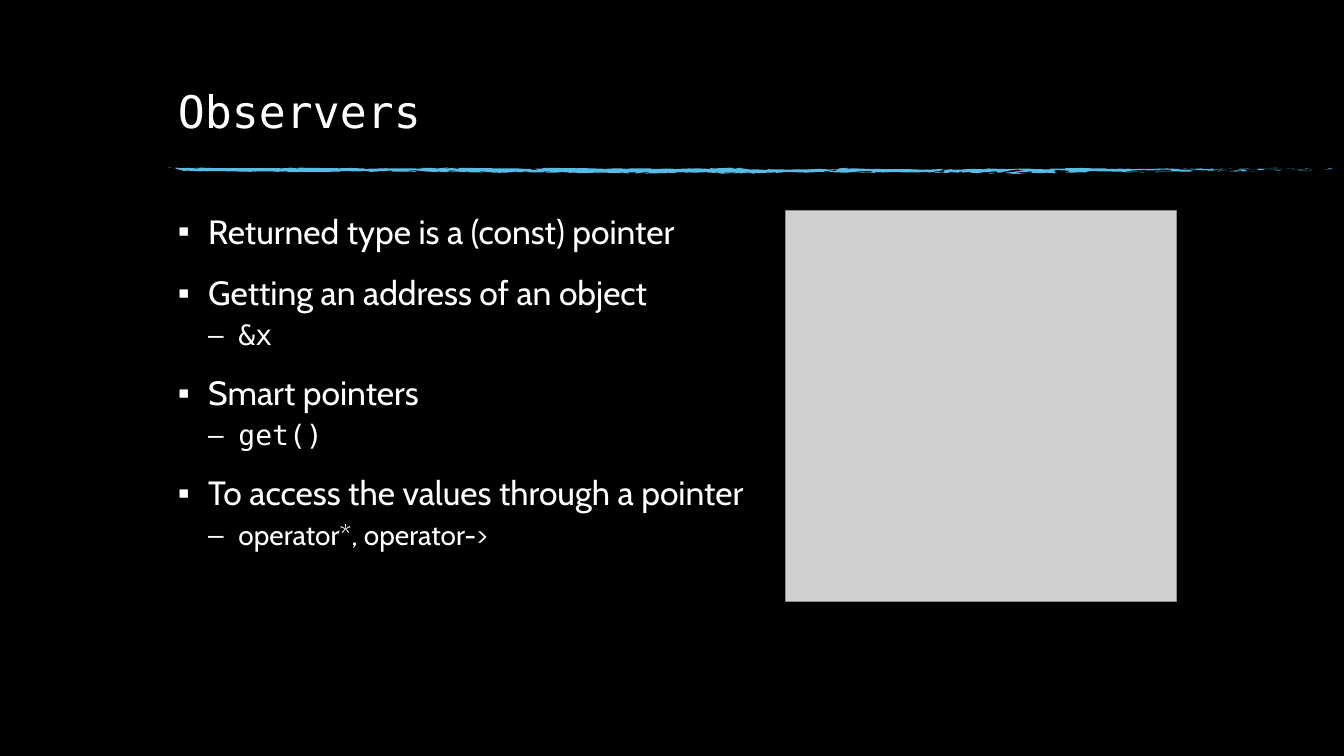
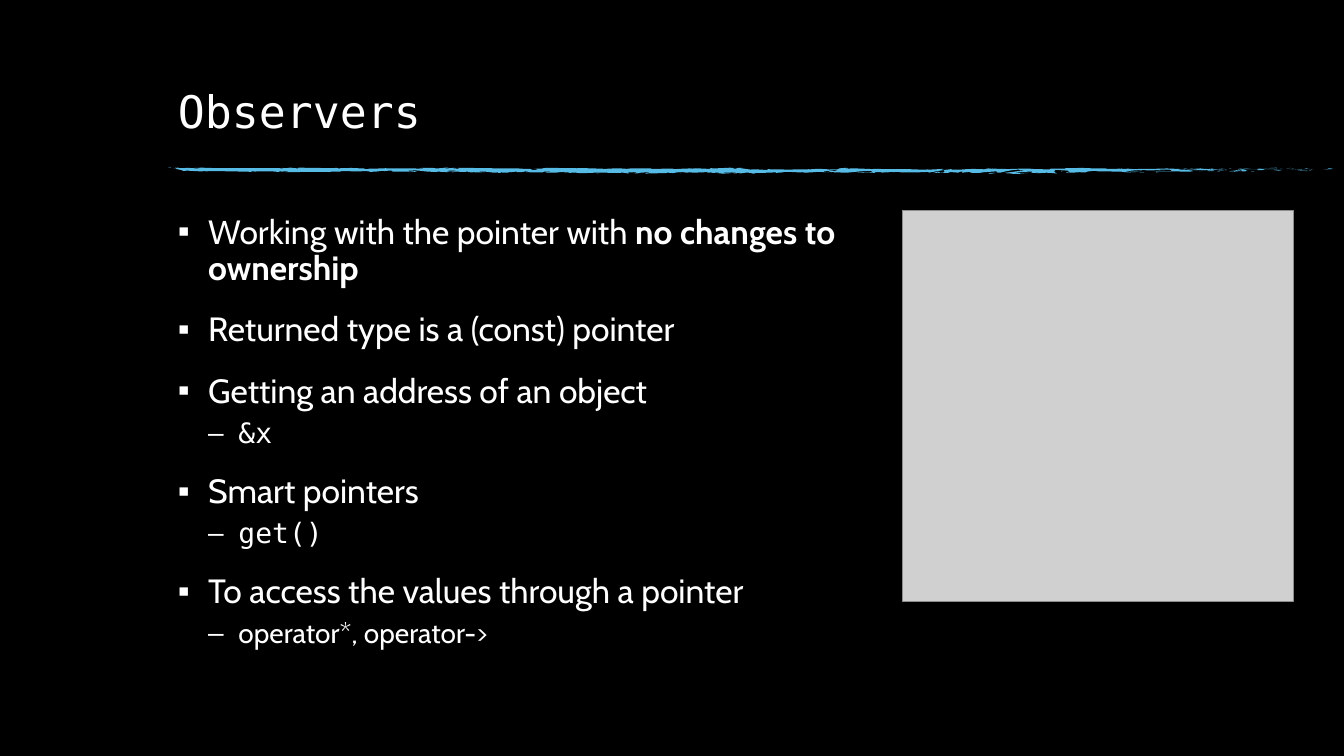
Before and after one commit to fan1x/fan1x.github.io, a slide deck: slide 6 of data/2021-22/cpp/ex07.pptx. Drawn at 1344x756 pixels with LibreOffice and Linux fonts; fonts in the diff are those of the drawing; grey boxes stand for pictures; background and template pictures are left out. Boxes give left, top, right and bottom in pixels: in the first picture for what was removed or moved away, otherwise in the second. Text is boxed around its words. In the diff, an @@ line names an element or a change of style, - is before the commit and + after.

```diff
--- a/data/2021-22/cpp/ex07.pptx
+++ b/data/2021-22/cpp/ex07.pptx
@@ text at [208,218,835,288]: paragraph added @@
+▪ Working with the pointer with no changes to ownership
@@ picture: place and size @@
-picture at [785,211,1177,602]
+picture at [902,211,1294,602]
```
Also in this commit, not shown: 4 other slides changed, 3 other files.
